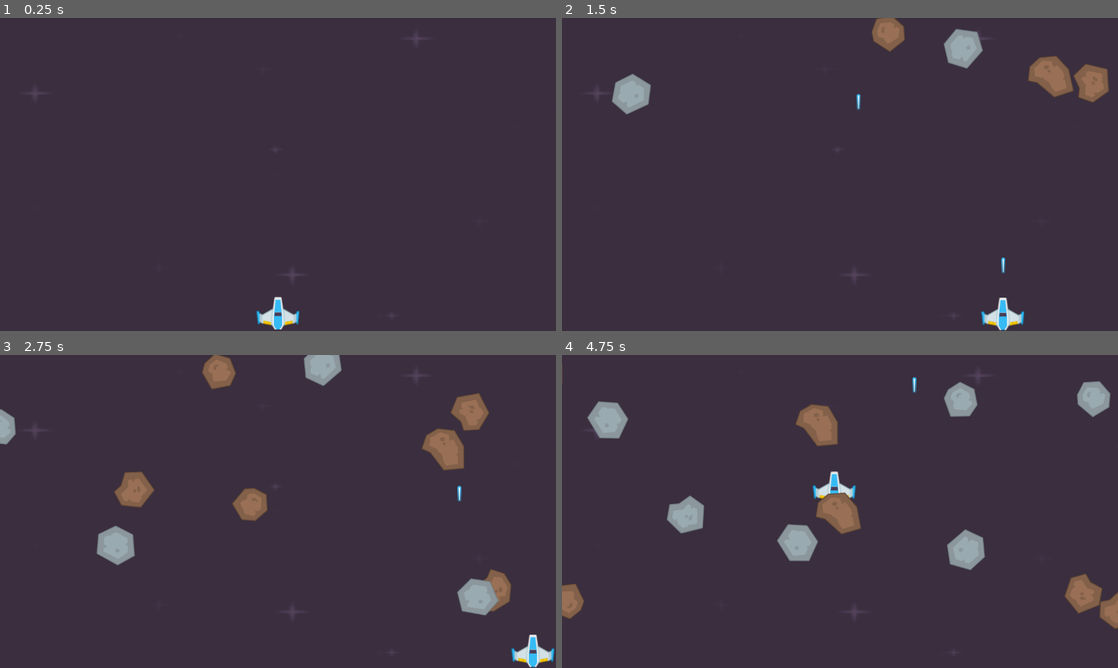
Above: before the commit, frames 1-4 (two rows, left to right).
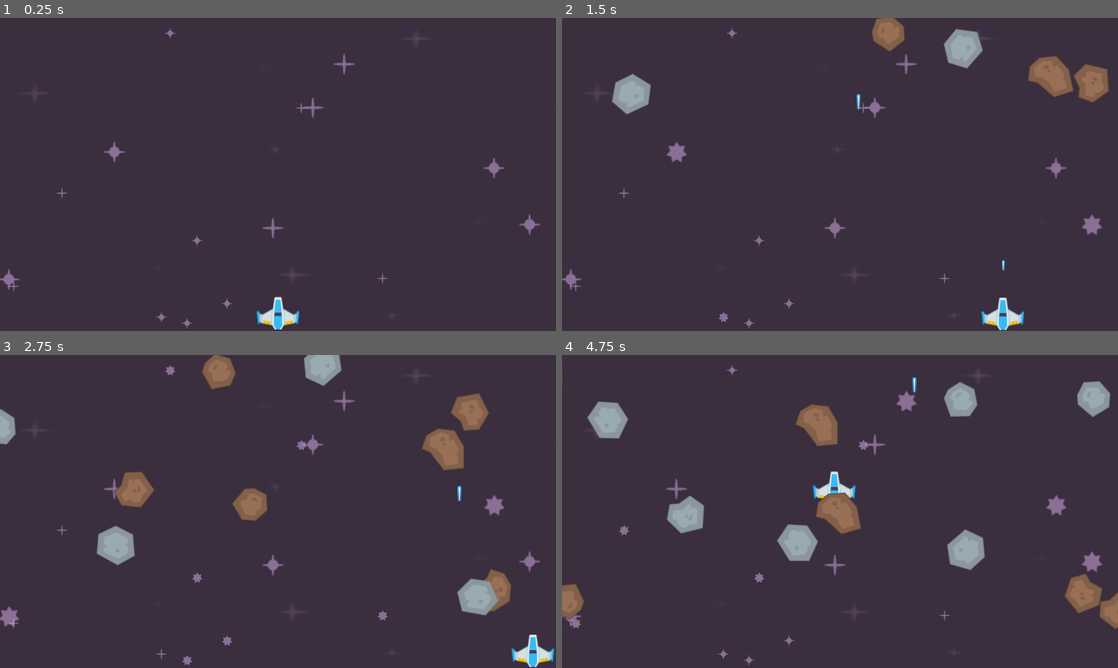
Above: after the commit, the same moments.

Repository: MominulMoon/Space-Shooter-Game
Game: Godot game, scene res://Scene/level.tscn
Same seed, same stepped clock (60 frames per second), same inputs: the game is played once before the commit and once after it.
Inputs:
- Up to frame 1 (0.25 s): no input
- Up to frame 2 (1.5 s): hold Right (right) 0.53-1.28 s; tap Space (Shoot) at 0.6, 1.35 s; hold Down (down) from 1.28 s (still down)
- Up to frame 3 (2.75 s): release Down (down) at 2.03 s; hold Right (right) from 2.03 s (still down); tap Space (Shoot) at 2.1 s
- Up to frame 4 (4.75 s): release Right (right) at 2.78 s; hold Up (up) 2.78-3.53 s; tap Space (Shoot) at 2.85, 3.6, 4.35 s; hold Left (left) from 3.53 s (still down)

The runs differ from the first frame. In frame 1, 0.7% of the frame differs, in the area x 0-98%, y 3-100%; in frame 2, 0.9%; in frame 3, 0.9%; in frame 4, 0.9%.

Commit message:
Add Animation to stars and lasers

Diff:
--- a/Scene/laser.gd
+++ b/Scene/laser.gd
@@ -1,4 +1,12 @@
 extends Area2D
 @export var speed =500
+
+func _ready():
+	var tween =create_tween()
+	tween.tween_property($Sprite2D,"scale",Vector2(1,1),0.2).from(Vector2(0,0))
+
+
+
+
 func _process(delta: float) -> void:
 	position.y -=speed * delta
--- a/Scene/level.gd
+++ b/Scene/level.gd
@@ -3,7 +3,21 @@
 var meteor_scene : PackedScene =load("res://Scene/meteor.tscn")
 var laser_scene :PackedScene =load("res://Scene/laser.tscn")
 func _ready():
+	#Lasers
 	$Timer.start()
+	# Stars
+	var size:=get_viewport().get_visible_rect().size
+	var rng=RandomNumberGenerator.new()
+	for star in $Stars.get_children():
+		#position
+		var random_x=rng.randi_range(0,int(size.x))
+		var random_y=rng.randi_range(0,int(size.y))
+		star.position=Vector2(random_x,random_y)
+		#Scale
+		var random_scale=rng.randi_range(1,2)
+		star.scale =Vector2(random_scale,random_scale)
+		#Speed
+		star.speed_scale =rng.randf_range(0.6,1.4)
 
 func _on_timer_timeout() -> void:
 	#create instance
--- a/Scene/level.tscn
+++ b/Scene/level.tscn
@@ -1,8 +1,28 @@
-[gd_scene load_steps=6 format=3 uid="uid://cccjwmm55pk0f"]
+[gd_scene load_steps=10 format=3 uid="uid://cccjwmm55pk0f"]
 
 [ext_resource type="Texture2D" uid="uid://cu7o1lmseq8p1" path="res://Assets/Backgrounds/darkPurple.png" id="1_3bu56"]
 [ext_resource type="Script" uid="uid://cq2y52l60q24c" path="res://Scene/level.gd" id="1_or6n4"]
 [ext_resource type="PackedScene" uid="uid://5fth64j11sbg" path="res://Scene/palyer.tscn" id="2_jnrmd"]
+[ext_resource type="Texture2D" uid="uid://r7vfar4rx8yc" path="res://Assets/PNG/Effects/star1.png" id="4_p7rx0"]
+[ext_resource type="Texture2D" uid="uid://bcwg50yi1p5yp" path="res://Assets/PNG/Effects/star2.png" id="5_iysjp"]
+[ext_resource type="Texture2D" uid="uid://n08lhomyesbd" path="res://Assets/PNG/Effects/star3.png" id="6_hdt71"]
+
+[sub_resource type="SpriteFrames" id="SpriteFrames_637vb"]
+animations = [{
+"frames": [{
+"duration": 1.0,
+"texture": ExtResource("4_p7rx0")
+}, {
+"duration": 1.0,
+"texture": ExtResource("5_iysjp")
+}, {
+"duration": 1.0,
+"texture": ExtResource("6_hdt71")
+}],
+"loop": true,
+"name": &"default",
+"speed": 3.0
+}]
 
 [sub_resource type="RectangleShape2D" id="RectangleShape2D_jnrmd"]
 size = Vector2(106, 726)
@@ -18,6 +38,136 @@
 scale = Vector2(5.6972656, 3.3144534)
 texture = ExtResource("1_3bu56")
 
+[node name="Stars" type="Node2D" parent="."]
+
+[node name="AnimatedSprite2D" type="AnimatedSprite2D" parent="Stars"]
+self_modulate = Color(0.917451, 0.73442316, 0.9938372, 0.45882353)
+position = Vector2(1.0000005, 1)
+scale = Vector2(1.04, 1.0833334)
+sprite_frames = SubResource("SpriteFrames_637vb")
+autoplay = "default"
+frame_progress = 0.30575225
+
+[node name="AnimatedSprite2D2" type="AnimatedSprite2D" parent="Stars"]
+self_modulate = Color(0.917451, 0.73442316, 0.9938372, 0.45882353)
+position = Vector2(1.0000005, 1)
+scale = Vector2(1.04, 1.0833334)
+sprite_frames = SubResource("SpriteFrames_637vb")
+autoplay = "default"
+frame_progress = 0.30575225
+
+[node name="AnimatedSprite2D3" type="AnimatedSprite2D" parent="Stars"]
+self_modulate = Color(0.917451, 0.73442316, 0.9938372, 0.45882353)
+position = Vector2(1.0000005, 1)
+scale = Vector2(1.04, 1.0833334)
+sprite_frames = SubResource("SpriteFrames_637vb")
+autoplay = "default"
+frame_progress = 0.30575225
+
+[node name="AnimatedSprite2D4" type="AnimatedSprite2D" parent="Stars"]
+self_modulate = Color(0.917451, 0.73442316, 0.9938372, 0.45882353)
+position = Vector2(1.0000005, 1)
+scale = Vector2(1.04, 1.0833334)
+sprite_frames = SubResource("SpriteFrames_637vb")
+autoplay = "default"
+frame_progress = 0.30575225
+
+[node name="AnimatedSprite2D5" type="AnimatedSprite2D" parent="Stars"]
+self_modulate = Color(0.917451, 0.73442316, 0.9938372, 0.45882353)
+position = Vector2(1.0000005, 1)
+scale = Vector2(1.04, 1.0833334)
+sprite_frames = SubResource("SpriteFrames_637vb")
+autoplay = "default"
+frame_progress = 0.30575225
+
+[node name="AnimatedSprite2D6" type="AnimatedSprite2D" parent="Stars"]
+self_modulate = Color(0.917451, 0.73442316, 0.9938372, 0.45882353)
+position = Vector2(1.0000005, 1)
+scale = Vector2(1.04, 1.0833334)
+sprite_frames = SubResource("SpriteFrames_637vb")
+autoplay = "default"
+frame_progress = 0.30575225
+
+[node name="AnimatedSprite2D7" type="AnimatedSprite2D" parent="Stars"]
+self_modulate = Color(0.917451, 0.73442316, 0.9938372, 0.45882353)
+position = Vector2(1.0000005, 1)
+scale = Vector2(1.04, 1.0833334)
+sprite_frames = SubResource("SpriteFrames_637vb")
+autoplay = "default"
+frame_progress = 0.30575225
+
+[node name="AnimatedSprite2D8" type="AnimatedSprite2D" parent="Stars"]
+self_modulate = Color(0.917451, 0.73442316, 0.9938372, 0.45882353)
+position = Vector2(1.0000005, 1)
+scale = Vector2(1.04, 1.0833334)
+sprite_frames = SubResource("SpriteFrames_637vb")
+autoplay = "default"
+frame_progress = 0.30575225
+
+[node name="AnimatedSprite2D9" type="AnimatedSprite2D" parent="Stars"]
+self_modulate = Color(0.917451, 0.73442316, 0.9938372, 0.45882353)
+position = Vector2(1.0000005, 1)
+scale = Vector2(1.04, 1.0833334)
+sprite_frames = SubResource("SpriteFrames_637vb")
+autoplay = "default"
+frame_progress = 0.30575225
+
+[node name="AnimatedSprite2D10" type="AnimatedSprite2D" parent="Stars"]
+self_modulate = Color(0.917451, 0.73442316, 0.9938372, 0.45882353)
+position = Vector2(1.0000005, 1)
+scale = Vector2(1.04, 1.0833334)
+sprite_frames = SubResource("SpriteFrames_637vb")
+autoplay = "default"
+frame_progress = 0.30575225
+
+[node name="AnimatedSprite2D11" type="AnimatedSprite2D" parent="Stars"]
+self_modulate = Color(0.917451, 0.73442316, 0.9938372, 0.45882353)
+position = Vector2(1.0000005, 1)
+scale = Vector2(1.04, 1.0833334)
+sprite_frames = SubResource("SpriteFrames_637vb")
+autoplay = "default"
+frame_progress = 0.30575225
+
+[node name="AnimatedSprite2D12" type="AnimatedSprite2D" parent="Stars"]
+self_modulate = Color(0.917451, 0.73442316, 0.9938372, 0.45882353)
+position = Vector2(1.0000005, 1)
+scale = Vector2(1.04, 1.0833334)
+sprite_frames = SubResource("SpriteFrames_637vb")
+autoplay = "default"
+frame_progress = 0.30575225
+
+[node name="AnimatedSprite2D13" type="AnimatedSprite2D" parent="Stars"]
+self_modulate = Color(0.917451, 0.73442316, 0.9938372, 0.45882353)
+position = Vector2(1.0000005, 1)
+scale = Vector2(1.04, 1.0833334)
+sprite_frames = SubResource("SpriteFrames_637vb")
+autoplay = "default"
+frame_progress = 0.30575225
+
+[node name="AnimatedSprite2D14" type="AnimatedSprite2D" parent="Stars"]
+self_modulate = Color(0.917451, 0.73442316, 0.9938372, 0.45882353)
+position = Vector2(1.0000005, 1)
+scale = Vector2(1.04, 1.0833334)
+sprite_frames = SubResource("SpriteFrames_637vb")
+autoplay = "default"
+frame_progress = 0.30575225
+
+[node name="AnimatedSprite2D15" type="AnimatedSprite2D" parent="Stars"]
+self_modulate = Color(0.917451, 0.73442316, 0.9938372, 0.45882353)
+position = Vector2(1.0000005, 1)
+scale = Vector2(1.04, 1.0833334)
+sprite_frames = SubResource("SpriteFrames_637vb")
+autoplay = "default"
+frame_progress = 0.30575225
+
+[node name="AnimatedSprite2D16" type="AnimatedSprite2D" parent="Stars"]
+self_modulate = Color(0.917451, 0.73442316, 0.9938372, 0.45882353)
+position = Vector2(1.0000005, 1)
+scale = Vector2(1.04, 1.0833334)
+sprite_frames = SubResource("SpriteFrames_637vb")
+autoplay = "default"
+frame_progress = 0.30575225
+
 [node name="Palyer" parent="." instance=ExtResource("2_jnrmd")]
 position = Vector2(635, 678)
 
